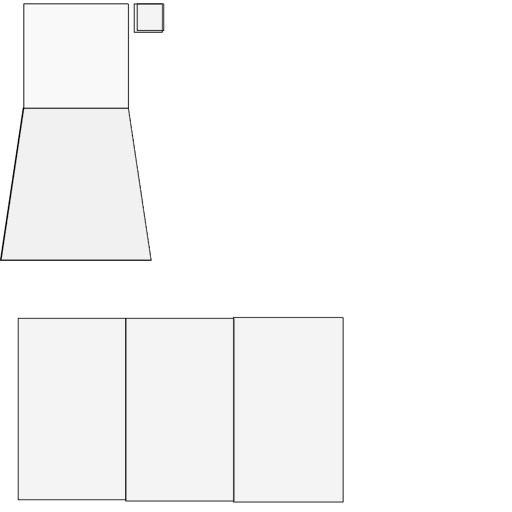
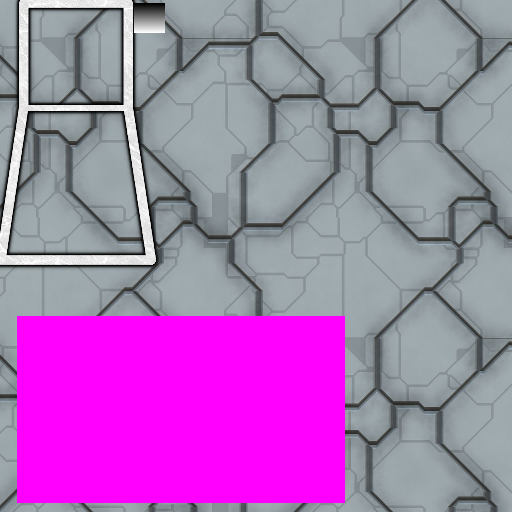
Before/after of a 512px x 512px layered artwork. What changed in the layer stack:
removed layer "AND_flag.png #3" over 136, 3, 344, 503
removed layer "AND_flag.png #2" over 125, 317, 235, 502
removed layer "AND_flag.png #1" over 17, 317, 127, 501
added layer "Livello incollato" above "AND_flag.png" over 134, 3, 165, 33
hid "AND_flag.png", painted on it over 0, 3, 344, 503
added layer "perimetr" above "perimetr copia" over 0, 0, 156, 265
added layer "perimetr copia" above "sfondoband" over 0, 0, 162, 271
added layer "sfondoband" above "sfondo AND copia" over 17, 316, 345, 503
added layer "sfondo AND copia" over 0, 0, 512, 512
